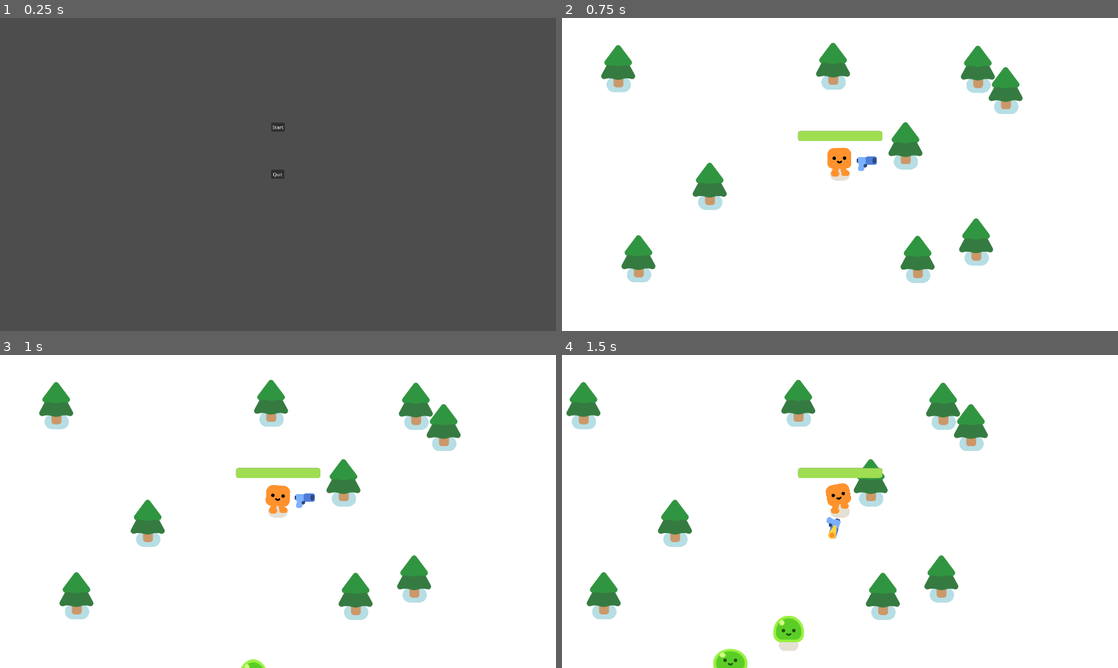
Above: before the commit, frames 1-4 (two rows, left to right).
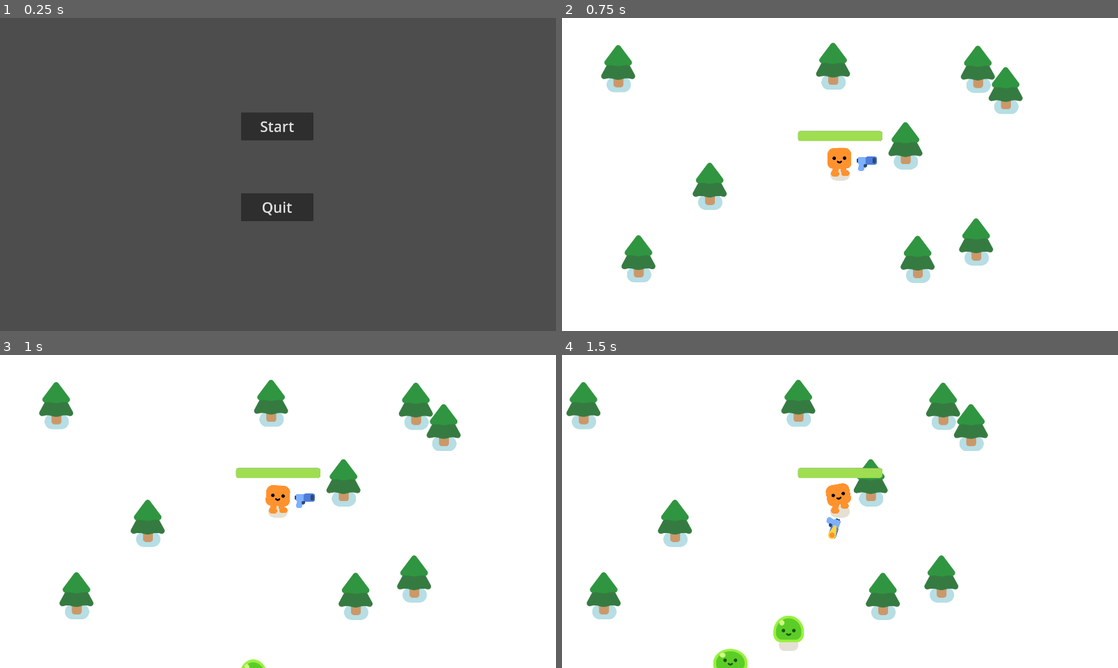
Above: after the commit, the same moments.

Repository: monkeytickler812/Final-Project
Game: Godot game, scene res://TitleScreen.tscn
The game is run twice, just before and just after one commit, with the same random seed, the same clock (stepped at 60 frames per second) and the same inputs.
Inputs:
- Up to frame 1 (0.25 s): no input
- Up to frame 2 (0.75 s): click "Start" at 0.5 s
- Up to frame 3 (1 s): no input
- Up to frame 4 (1.5 s): hold D (move_right) from 1.28 s (still down)

The runs differ from the first frame. In frame 1, 2.3% of the frame differs, in the area x 43-57%, y 30-65%; in frame 2, nothing differs; in frame 3, nothing differs; in frame 4, nothing differs.

Commit message:
fixed button sizes and fonts

Diff:
--- a/Vampire Survivors/TitleScreen.tscn
+++ b/Vampire Survivors/TitleScreen.tscn
@@ -18,27 +18,29 @@
 anchor_top = 0.347
 anchor_right = 0.5
 anchor_bottom = 0.347
-offset_left = -23.0
-offset_top = -13.76
-offset_right = 23.0
-offset_bottom = 17.24
+offset_left = -128.0
+offset_top = -48.76
+offset_right = 122.0
+offset_bottom = 47.24
 grow_horizontal = 2
 grow_vertical = 2
+theme_override_font_sizes/font_size = 50
 text = "Start"
 
 [node name="QuitButton" type="Button" parent="."]
 layout_mode = 1
 anchors_preset = -1
 anchor_left = 0.5
-anchor_top = 0.5
+anchor_top = 0.347
 anchor_right = 0.5
-anchor_bottom = 0.5
-offset_left = -24.0
-offset_top = -16.0
-offset_right = 22.0
-offset_bottom = 15.0
+anchor_bottom = 0.347
+offset_left = -128.0
+offset_top = 230.24
+offset_right = 122.0
+offset_bottom = 326.24
 grow_horizontal = 2
 grow_vertical = 2
+theme_override_font_sizes/font_size = 50
 text = "Quit"
 
 [connection signal="pressed" from="StartButton" to="." method="_on_start_button_pressed"]
